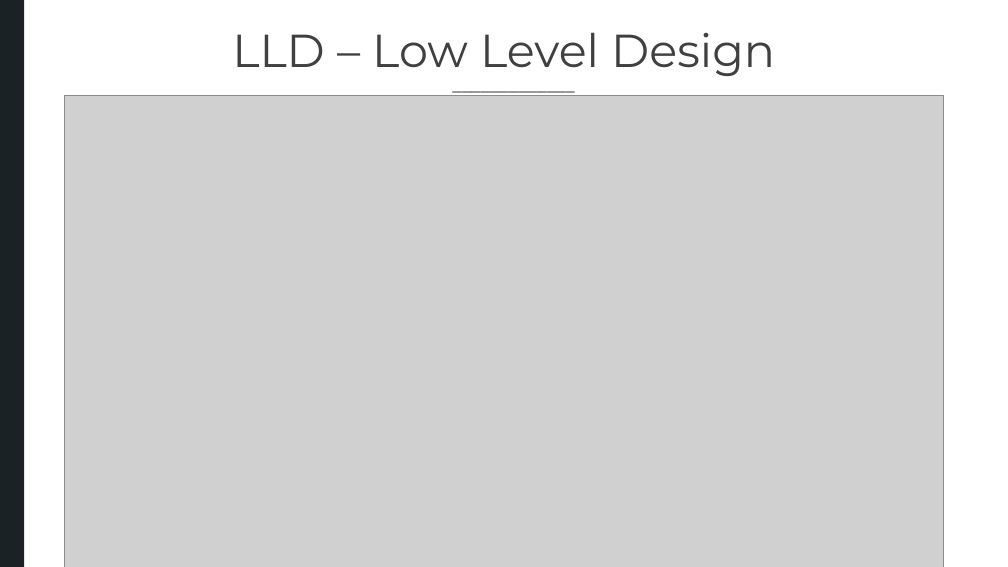
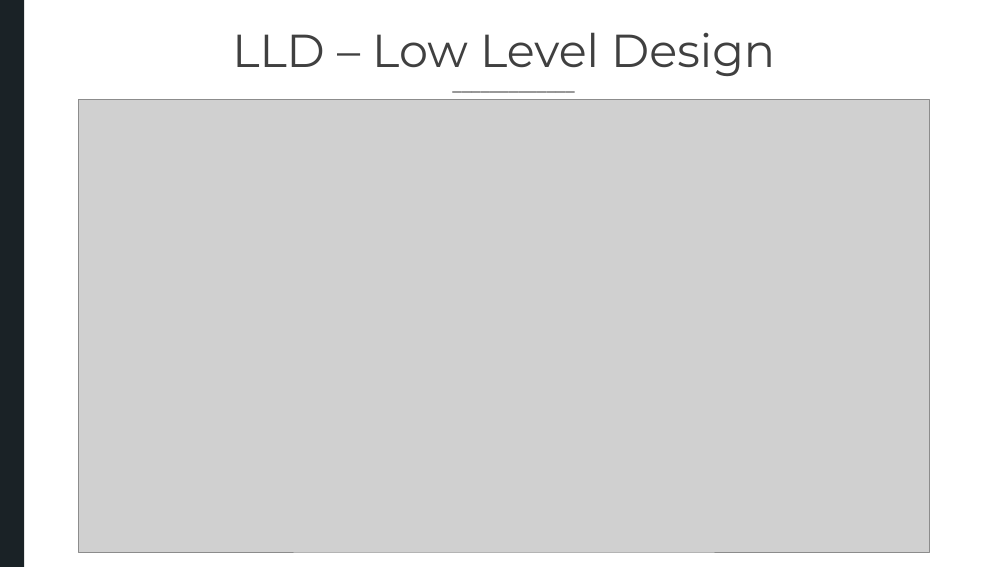
Before and after one commit to BandTec/IGNIS, a slide deck: slide 3 of Documentação/TI-HLD-LLD.pptx. Drawn at 1008x567 pixels with LibreOffice and Linux fonts; fonts in the diff are those of the drawing; grey boxes stand for pictures; background and template pictures are left out. Boxes give left, top, right and bottom in pixels: in the first picture for what was removed or moved away, otherwise in the second. Text is boxed around its words. In the diff, an @@ line names an element or a change of style, - is before the commit and + after.

```diff
--- a/Documentação/TI-HLD-LLD.pptx
+++ b/Documentação/TI-HLD-LLD.pptx
@@ picture: place and size @@
-picture at [65, 95, 944, 567]
+picture at [79, 99, 930, 552]
@@ rectangle added at [465, 525, 570, 555], fill #FFFFFF, outline #FFFFFF 1 pt @@
```
Also in this commit, not shown: 1 other slide changed.
